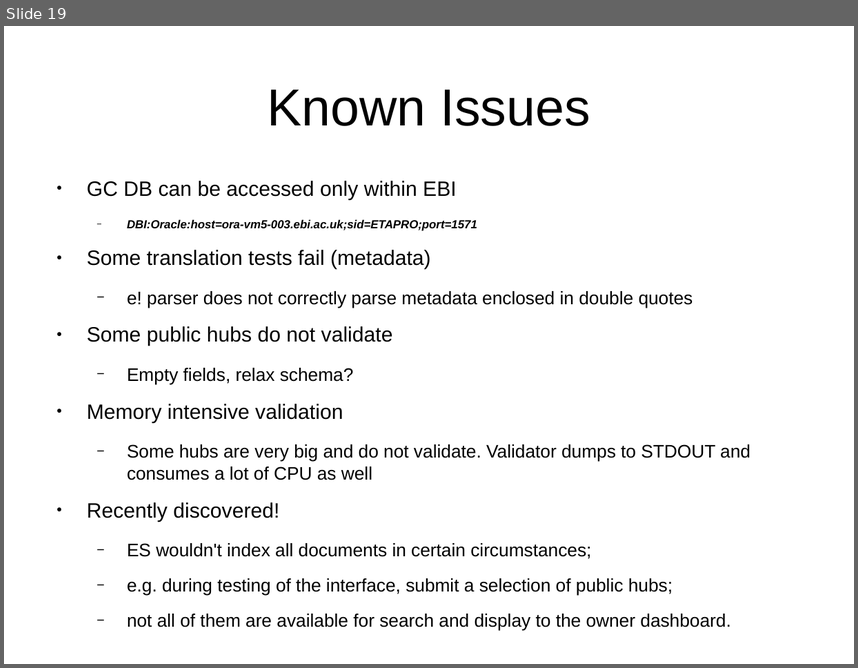
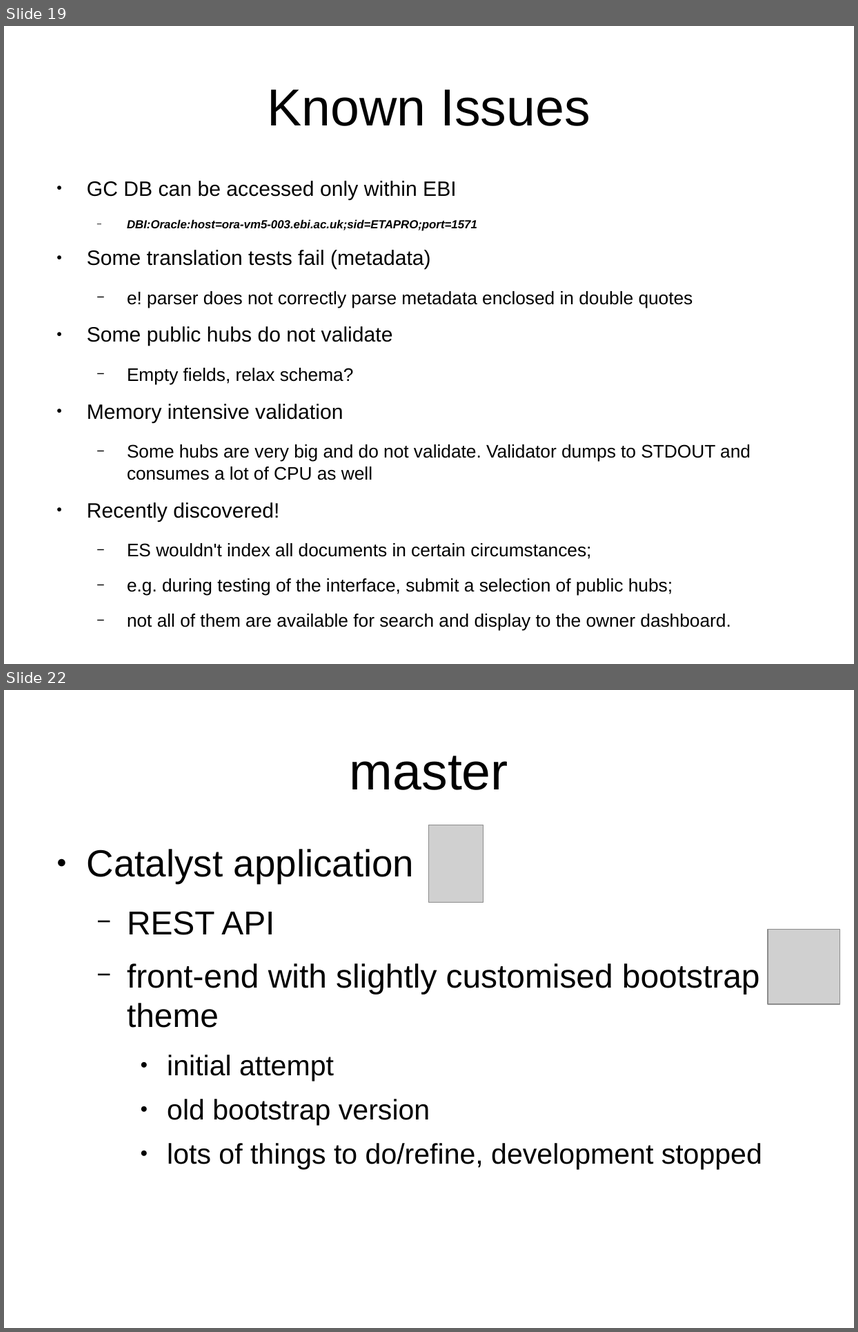
Before and after one commit to Ensembl/trackhub-registry, a slide deck: docs/code_review_07-05-15/talk.odp. Shown one above the other, each under a label of ours: slide 19 before the commit, slides 19 and 22 after it; the slides between them are not shown. The pictures are 858x668 and 858x1332 pixels, drawn with LibreOffice and Linux fonts; fonts in the diff are those of the drawing; grey boxes stand for pictures; background and template pictures are left out. Boxes give left, top, right and bottom in pixels: in the first picture for what was removed or moved away, otherwise in the second. Text is boxed around its words. In the diff, an @@ line names an element or a change of style, - is before the commit and + after.

Commit message:
Initiate web front-end discussion.

```diff
--- a/docs/code_review_07-05-15/talk.odp
+++ b/docs/code_review_07-05-15/talk.odp
@@ slide 22 added at box(4, 690, 854, 1328), background #FFFFFF @@
@@ title added at box(350, 756, 508, 790), 44 pt, text #000000 @@
+master
@@ picture added at box(429, 825, 484, 903) @@
@@ text added at box(87, 849, 762, 1169), 24 pt, text #000000 @@
+● Catalyst application
+  − REST API
+  − front-end with slightly customised bootstrap theme
+    ● initial attempt
+    ● old bootstrap version
+    ● lots of things to do/refine, development stopped
@@ picture added at box(769, 929, 840, 1004) @@
```
Also in this commit, not shown: 4 other slides added, 3 other files.
